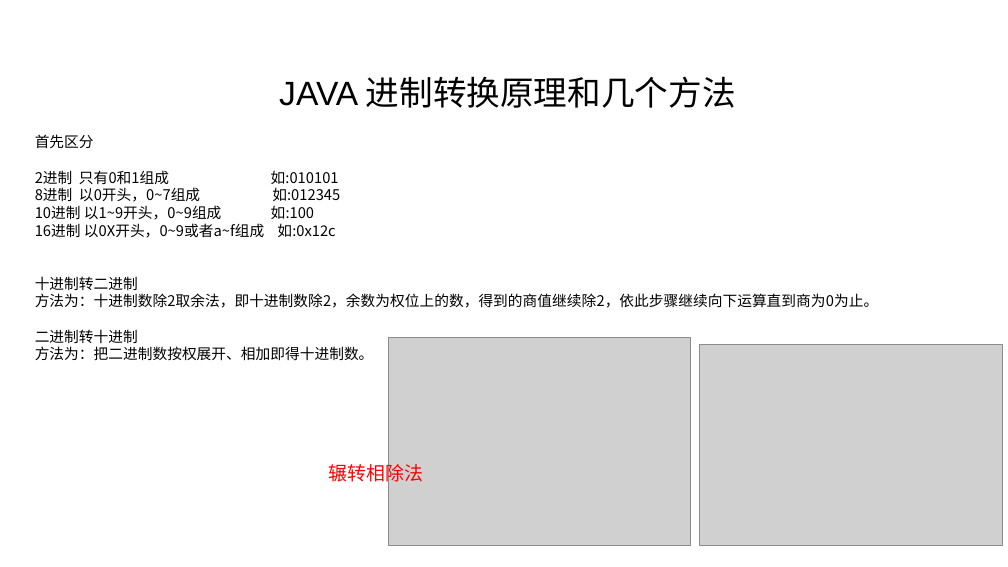
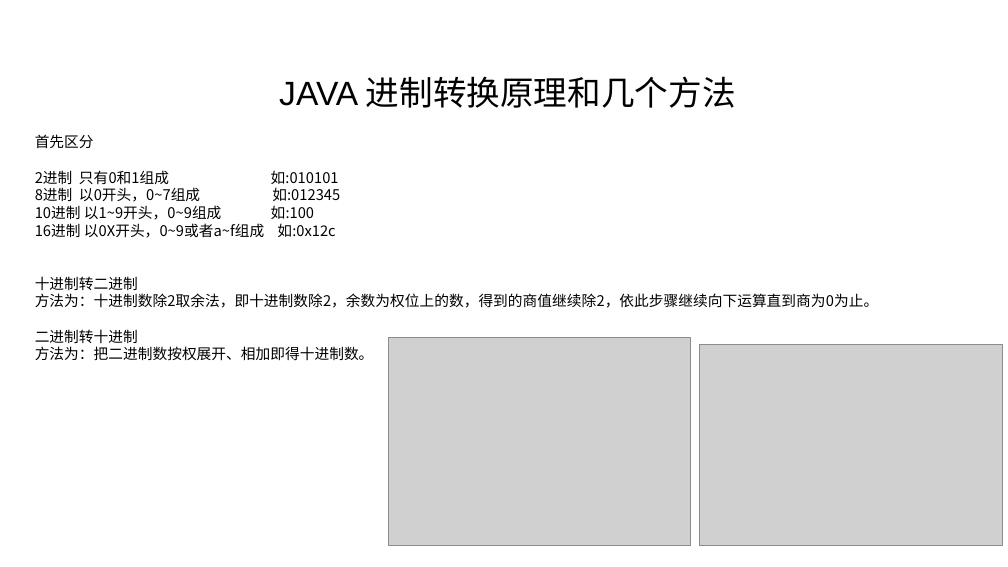
Before and after one commit to linkknown/PPT, a slide deck: slide 19 of 基础PPT/第1章：Java编程基础.pptx (slide 35 before the commit). Drawn at 1008x567 pixels with LibreOffice and Linux fonts; fonts in the diff are those of the drawing; grey boxes stand for pictures; background and template pictures are left out. Boxes give left, top, right and bottom in pixels: in the first picture for what was removed or moved away, otherwise in the second. Text is boxed around its words. In the diff, an @@ line names an element or a change of style, - is before the commit and + after.

```diff
--- a/基础PPT/第1章：Java编程基础.pptx
+++ b/基础PPT/第1章：Java编程基础.pptx
@@ text removed at (329, 460, 423, 485) @@
-辗转相除法
```
Also in this commit, not shown: 1 other slide changed, 2 slides added.
